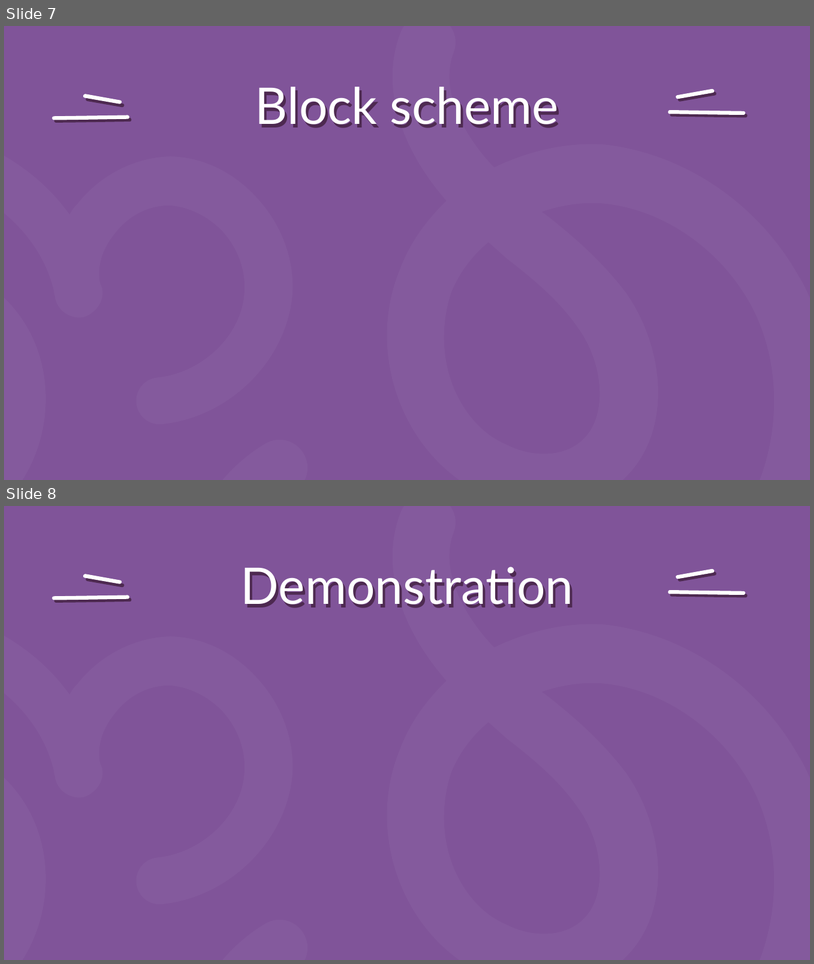
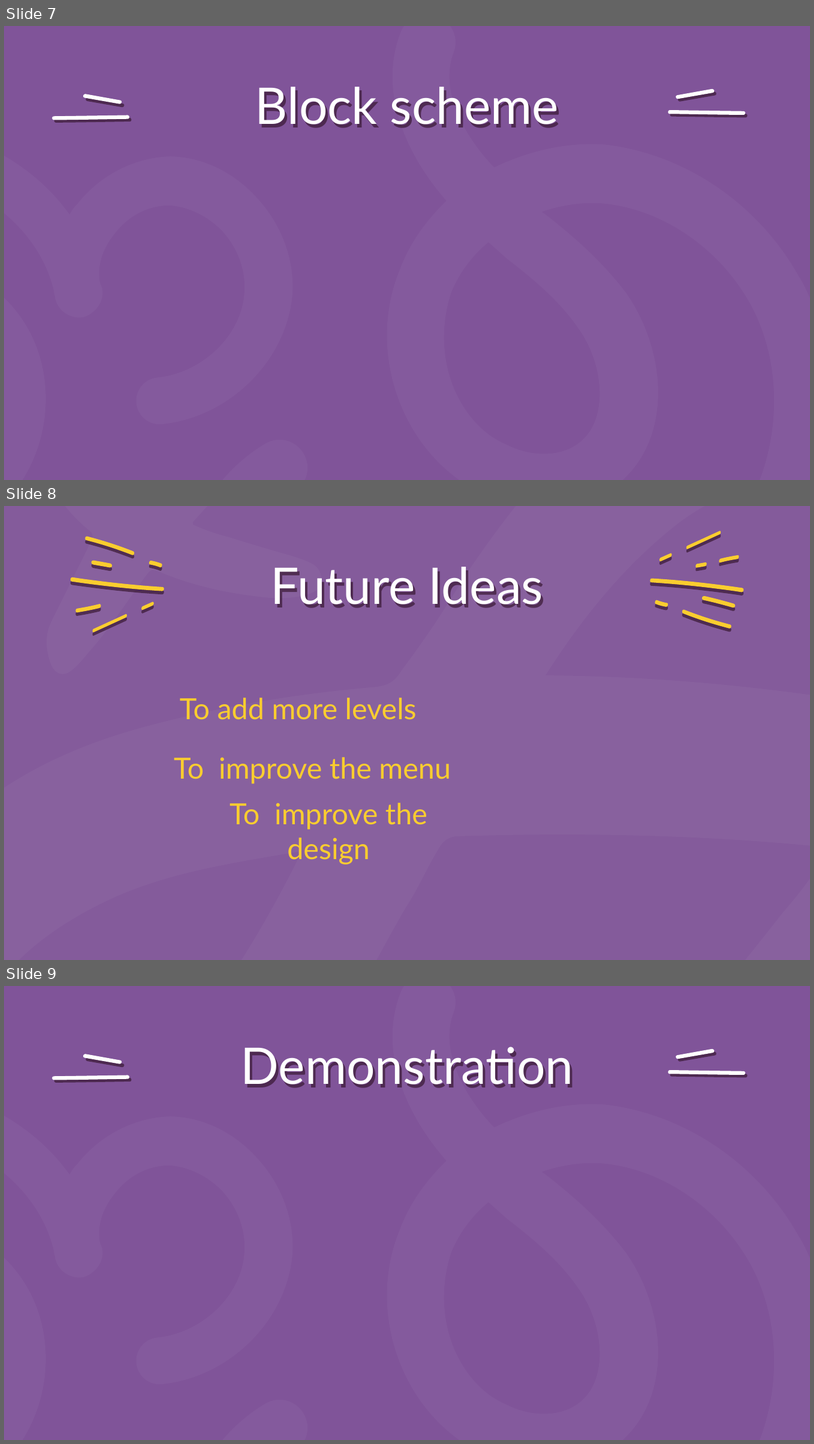
Before and after one commit to PIPetkova19/The-Maze-Runner, a slide deck: Presentation and Documentation/Presentation.pptx. Shown one above the other, each under a label of ours: slides 7 and 8 before the commit, slides 7, 8 and 9 after it. The pictures are 814x964 and 814x1444 pixels, drawn with LibreOffice and Linux fonts; fonts in the diff are those of the drawing. Boxes give left, top, right and bottom in pixels: in the first picture for what was removed or moved away, otherwise in the second. Text is boxed around its words. In the diff, an @@ line names an element or a change of style, - is before the commit and + after.

Commit message:
Add future ideas to Presentation

```diff
--- a/Presentation and Documentation/Presentation.pptx
+++ b/Presentation and Documentation/Presentation.pptx
@@ slide 8 added at (4, 506, 810, 960), background #845B9B @@
@@ freeform shape added at (4, 506, 655, 680), fill #FFFFFF at 4% opacity @@
@@ freeform shape added at (4, 506, 810, 960), fill #FFFFFF at 4% opacity @@
@@ title added at (271, 567, 543, 608), 45 pt, text #FFFFFF @@
+Future Ideas
@@ group added at (69, 523, 745, 640): 15 freeform shapes @@
@@ title added at (180, 697, 417, 720), 26 pt, text #FACD2F @@
+To add more levels
@@ title added at (174, 757, 451, 783), 26 pt, text #FACD2F @@
+To improve the menu
@@ title added at (230, 802, 428, 864), 26 pt, text #FACD2F @@
+To improve the design
@@ what was slide 8 is now slide 9 @@
```
Also in this commit, not shown: 1 slide changed.
